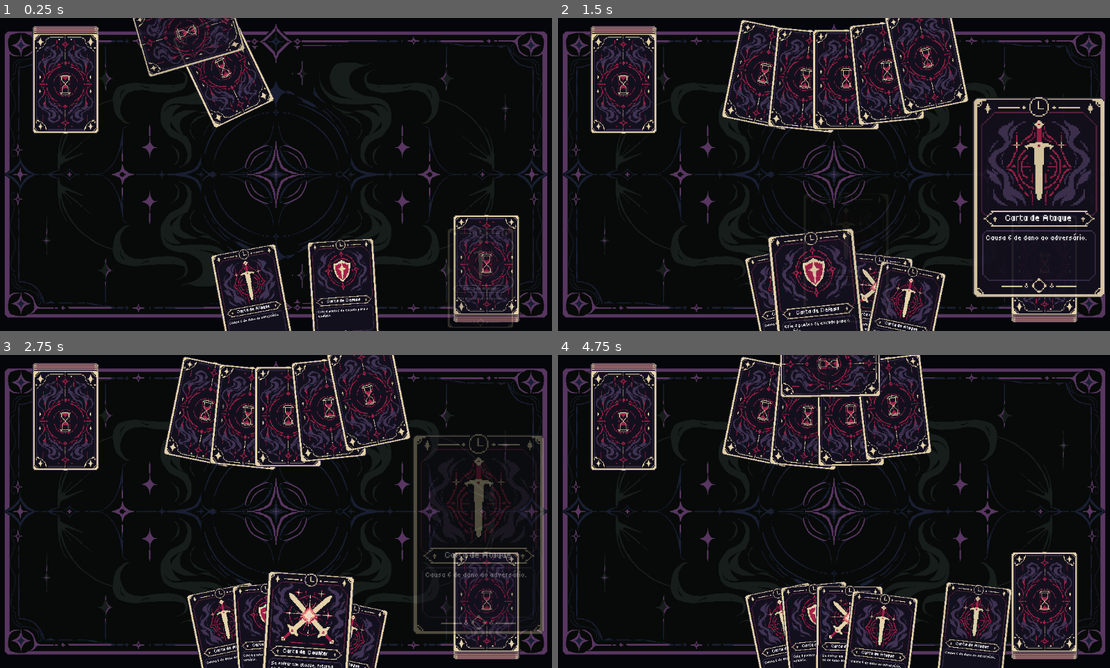
Above: before the commit, frames 1-4 (two rows, left to right).
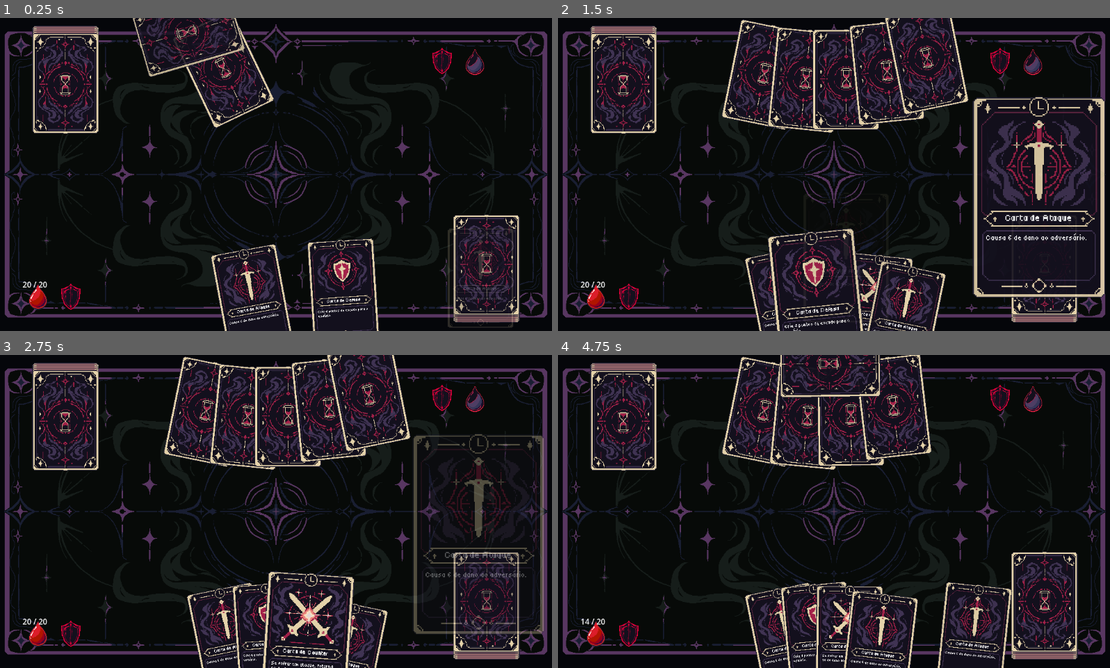
Above: after the commit, the same moments.

Repository: Joseinaciomf/GameJamPlus
Game: Godot game, scene res://Main/Scenes/card_game.tscn
The game is run twice, just before and just after one commit, with the same random seed, the same clock (stepped at 60 frames per second) and the same inputs.
Inputs (mouse positions are in pixels of both pictures, inside the frame that each line leads up to):
- Up to frame 1 (0.25 s): no input
- Up to frame 2 (1.5 s): tap Enter (ui_accept) at 0.5, 1.25 s; drag from (784, 299) to (889, 105) at 0.52 s; drag from (817, 296) to (806, 237) at 1.27 s
- Up to frame 3 (2.75 s): tap Enter (ui_accept) at 2 s; move the mouse to (309, 639) at 2.02 s; hold A (move_left) from 2.03 s (still down); tap 2 at 2.1 s; click (309, 639) at 2.17 s
- Up to frame 4 (4.75 s): release A (move_left) at 2.75 s; drag from (905, 652) to (668, 464) at 2.77 s; tap Enter (ui_accept) at 3.5, 4.25 s; drag from (762, 411) to (861, 511) at 3.52 s; drag from (817, 417) to (751, 433) at 4.27 s

The runs differ from the first frame. In frame 1, 0.6% of the frame differs, in the area x 4-88%, y 9-94%; in frame 2, 0.6%; in frame 3, 0.6%; in frame 4, 0.6%.

Commit message:
ui funcinoando mas feia

Diff:
--- /dev/null
+++ b/Main/Scenes/UICard.tscn
@@ -0,0 +1,69 @@
+[gd_scene format=3 uid="uid://bp7lguymcp6ja"]
+
+[ext_resource type="Texture2D" uid="uid://dgqyc74mouuia" path="res://Assets/UI/Vida.png" id="1_45pjg"]
+[ext_resource type="Script" uid="uid://cr320a45b6gdt" path="res://Main/Scripts/ui_card.gd" id="1_kaua6"]
+[ext_resource type="Texture2D" uid="uid://c67nrxl0owfkn" path="res://Assets/UI/Escudo.png" id="3_8h285"]
+[ext_resource type="Texture2D" uid="uid://cc7m36bpcr3by" path="res://Assets/UI/Vida-Inimigo.png" id="3_jhbxt"]
+
+[node name="UICard" type="Control" unique_id=250764743]
+layout_mode = 3
+anchors_preset = 15
+anchor_right = 1.0
+anchor_bottom = 1.0
+offset_top = -1.0
+offset_bottom = -1.0
+grow_horizontal = 2
+grow_vertical = 2
+script = ExtResource("1_kaua6")
+
+[node name="ContainerPlayer" type="Container" parent="." unique_id=1451284105]
+custom_maximum_size = Vector2(64, 64)
+layout_mode = 0
+offset_left = 51.0
+offset_top = 541.0
+offset_right = 115.0
+offset_bottom = 605.0
+
+[node name="VidaPlayerIcon" type="Sprite2D" parent="ContainerPlayer" unique_id=1251253531]
+position = Vector2(32, 34)
+texture = ExtResource("1_45pjg")
+
+[node name="EscudoPlayer" type="Sprite2D" parent="ContainerPlayer" unique_id=2111124072]
+position = Vector2(100, 36)
+texture = ExtResource("3_8h285")
+
+[node name="VidaPlayer" type="RichTextLabel" parent="ContainerPlayer" unique_id=1734728700]
+layout_mode = 2
+text = "99"
+fit_content = true
+scroll_active = false
+horizontal_alignment = 1
+vertical_alignment = 1
+
+[node name="EscudoPlayerNum" type="RichTextLabel" parent="ContainerPlayer" unique_id=1038959878]
+layout_mode = 2
+text = "10"
+
+[node name="ContainerInimigo" type="Container" parent="." unique_id=360988167]
+layout_mode = 0
+offset_left = 988.0
+offset_top = 89.0
+offset_right = 1028.0
+offset_bottom = 129.0
+
+[node name="VidaInimigoIcon" type="Sprite2D" parent="ContainerInimigo" unique_id=849190926]
+texture = ExtResource("3_jhbxt")
+
+[node name="Escudo" type="Sprite2D" parent="ContainerInimigo" unique_id=57702876]
+position = Vector2(-68, 0)
+texture = ExtResource("3_8h285")
+
+[node name="VidaInimigo" type="RichTextLabel" parent="ContainerInimigo" unique_id=660974911]
+layout_mode = 2
+text = "99"
+horizontal_alignment = 1
+vertical_alignment = 1
+
+[node name="EscudoInimigoNum" type="RichTextLabel" parent="ContainerInimigo" unique_id=1425838099]
+layout_mode = 2
+text = "10"
--- a/Main/Scenes/card_game.tscn
+++ b/Main/Scenes/card_game.tscn
@@ -4,6 +4,7 @@
 [ext_resource type="Texture2D" uid="uid://bab24nheo3cbn" path="res://Assets/Modelo de Costas-Carta.png" id="2_pw6p3"]
 [ext_resource type="Texture2D" uid="uid://cvjb2yrbn6qqs" path="res://Assets/Deck.png" id="3_20usb"]
 [ext_resource type="Texture2D" uid="uid://cbjdvs4bafrsr" path="res://Assets/Environment/Tabuleiro.png" id="4_n03dq"]
+[ext_resource type="PackedScene" uid="uid://bp7lguymcp6ja" path="res://Main/Scenes/UICard.tscn" id="5_dqnje"]
 
 [node name="CardGame" type="Node2D" unique_id=239556577 node_paths=PackedStringArray("deck_jogador", "deck_inimigo")]
 script = ExtResource("1_ag1rv")
@@ -33,3 +34,5 @@
 rotation = 3.1415927
 scale = Vector2(1.25, 1.25)
 texture = ExtResource("3_20usb")
+
+[node name="UICard" parent="." unique_id=250764743 instance=ExtResource("5_dqnje")]
--- /dev/null
+++ b/Main/Scripts/ui_card.gd
@@ -0,0 +1,48 @@
+extends Control
+
+# Formato dos textos (mude aqui se quiser outro visual).
+# Vida recebe (atual, máximo). Escudo recebe só o número.
+const FORMATO_VIDA: String = "%d / %d"
+const FORMATO_ESCUDO: String = "%d"
+
+# RichTextLabels da cena de UI (achados pelo nome, em qualquer lugar da árvore).
+var _vida_jogador: RichTextLabel
+var _escudo_jogador: RichTextLabel
+var _vida_inimigo: RichTextLabel
+var _escudo_inimigo: RichTextLabel
+
+
+func _ready() -> void:
+	_vida_jogador = _achar_label("VidaPlayer")
+	_escudo_jogador = _achar_label("EscudoPlayerNum")
+	_vida_inimigo = _achar_label("VidaInimigo")
+	_escudo_inimigo = _achar_label("EscudoInimigoNum")
+
+	# Atualiza sozinho sempre que o GlobalCard mudar um valor.
+	GlobalCard.vida_mudou.connect(_on_vida_mudou)
+	GlobalCard.escudo_mudou.connect(_on_escudo_mudou)
+
+	# Mostra os valores atuais logo ao carregar a UI.
+	_on_vida_mudou(GlobalCard.Lado.JOGADOR, GlobalCard.vida_jogador, GlobalCard.VIDA_MAXIMA)
+	_on_vida_mudou(GlobalCard.Lado.INIMIGO, GlobalCard.vida_inimigo, GlobalCard.VIDA_MAXIMA)
+	_on_escudo_mudou(GlobalCard.Lado.JOGADOR, GlobalCard.escudo_jogador)
+	_on_escudo_mudou(GlobalCard.Lado.INIMIGO, GlobalCard.escudo_inimigo)
+
+
+func _achar_label(nome: String) -> RichTextLabel:
+	var label: RichTextLabel = find_child(nome, true, false) as RichTextLabel
+	if label == null:
+		push_warning("ui_card: RichTextLabel '%s' não encontrado na cena de UI." % nome)
+	return label
+
+
+func _on_vida_mudou(lado: int, atual: int, maximo: int) -> void:
+	var label: RichTextLabel = _vida_jogador if lado == GlobalCard.Lado.JOGADOR else _vida_inimigo
+	if label != null:
+		label.text = FORMATO_VIDA % [atual, maximo]
+
+
+func _on_escudo_mudou(lado: int, valor: int) -> void:
+	var label: RichTextLabel = _escudo_jogador if lado == GlobalCard.Lado.JOGADOR else _escudo_inimigo
+	if label != null:
+		label.text = FORMATO_ESCUDO % valor
Binary file changed: Assets/Dialogues/Dialogues.character.translation
Binary file changed: Assets/Dialogues/Dialogues.text.translation
Renamed: Assets/Escudo.png -> Assets/UI/Escudo.png
Not shown, changed: Assets/UI/Escudo.png.import
Not shown, added: Main/Scripts/ui_card.gd.uid
